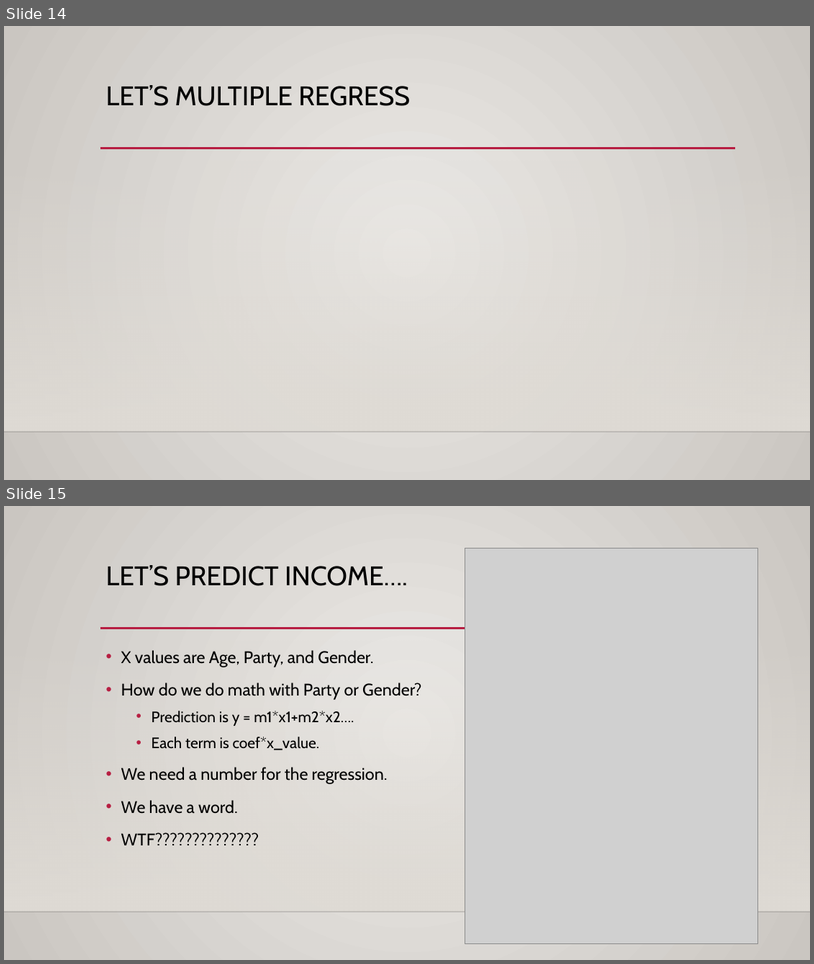
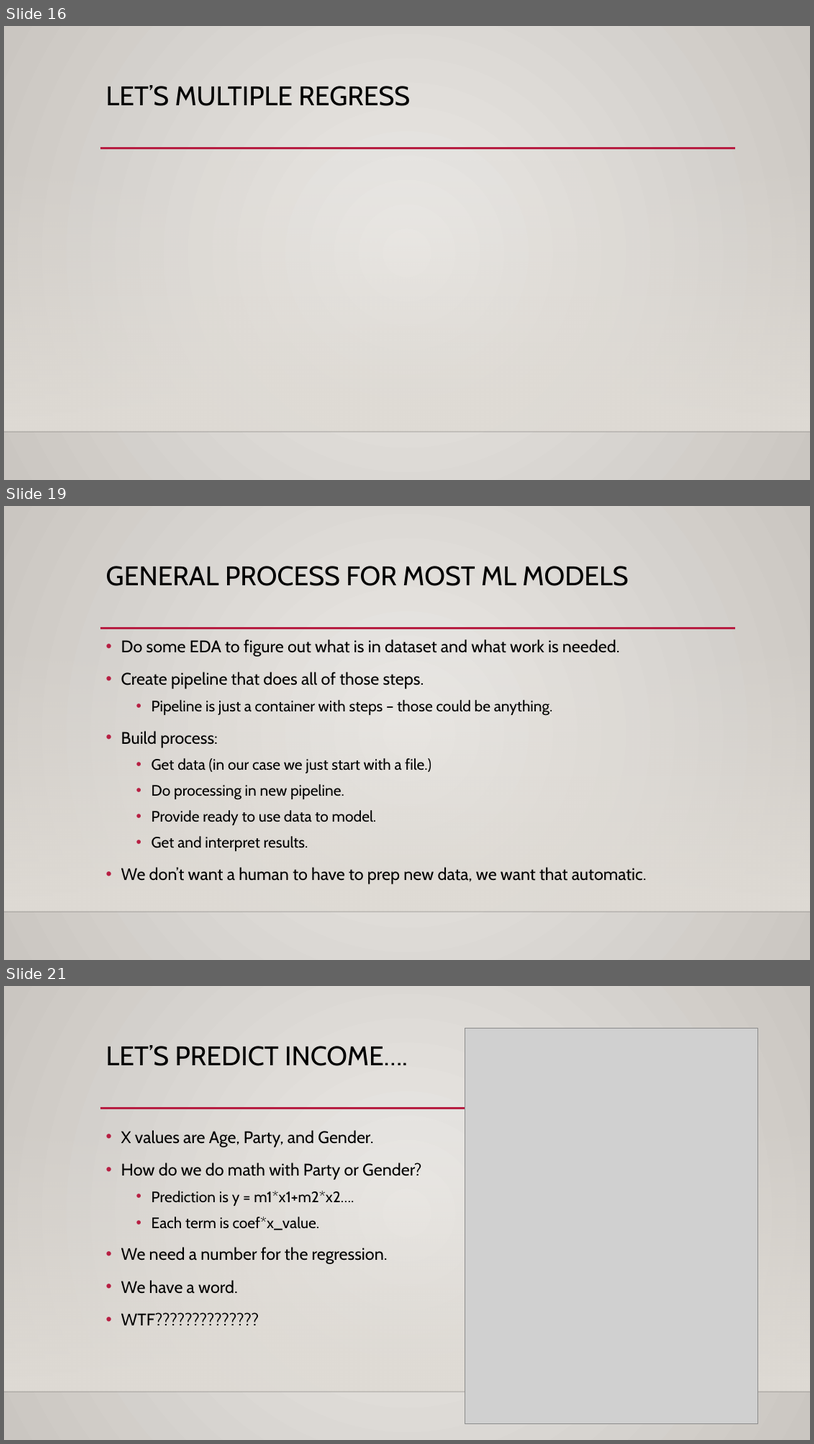
Before and after one commit to AkeemSemperDataScience/Basic_Stats_in_Python_Student_Repository, a slide deck: reference_material/slides/022_encoding.pptx. Shown one above the other, each under a label of ours: slides 14 and 15 before the commit, slides 16, 19 and 21 after it; the slides between them are not shown. The pictures are 814x964 and 814x1444 pixels, drawn with LibreOffice and Linux fonts; fonts in the diff are those of the drawing; grey boxes stand for pictures; background and template pictures are left out. Boxes give left, top, right and bottom in pixels: in the first picture for what was removed or moved away, otherwise in the second. Text is boxed around its words. In the diff, an @@ line names an element or a change of style, - is before the commit and + after.

```diff
--- a/reference_material/slides/022_encoding.pptx
+++ b/reference_material/slides/022_encoding.pptx
@@ slide 19 added at [4,506,810,960], background gradient #ECEAE7 to #CAC7C1; not listed: 3 template elements that a slide beside it also shows @@
@@ title added at [106,566,628,586], 32 pt, text #000000 @@
+GENERAL PROCESS FOR MOST ML MODELS
@@ text added at [121,639,647,884], 18 pt, text #000000 @@
+• Do some EDA to figure out what is in dataset and what work is needed.
+• Create pipeline that does all of those steps.
+  • Pipeline is just a container with steps – those could be anything.
+• Build process:
+  • Get data (in our case we just start with a file.)
+  • Do processing in new pipeline.
+  • Provide ready to use data to model.
+  • Get and interpret results.
+• We don’t want a human to have to prep new data, we want that automatic.
@@ what was slide 14 is now slide 16 @@
@@ what was slide 15 is now slide 21 @@
```
Also in this commit, not shown: 6 slides changed, 10 other slides added, 7 other files.
